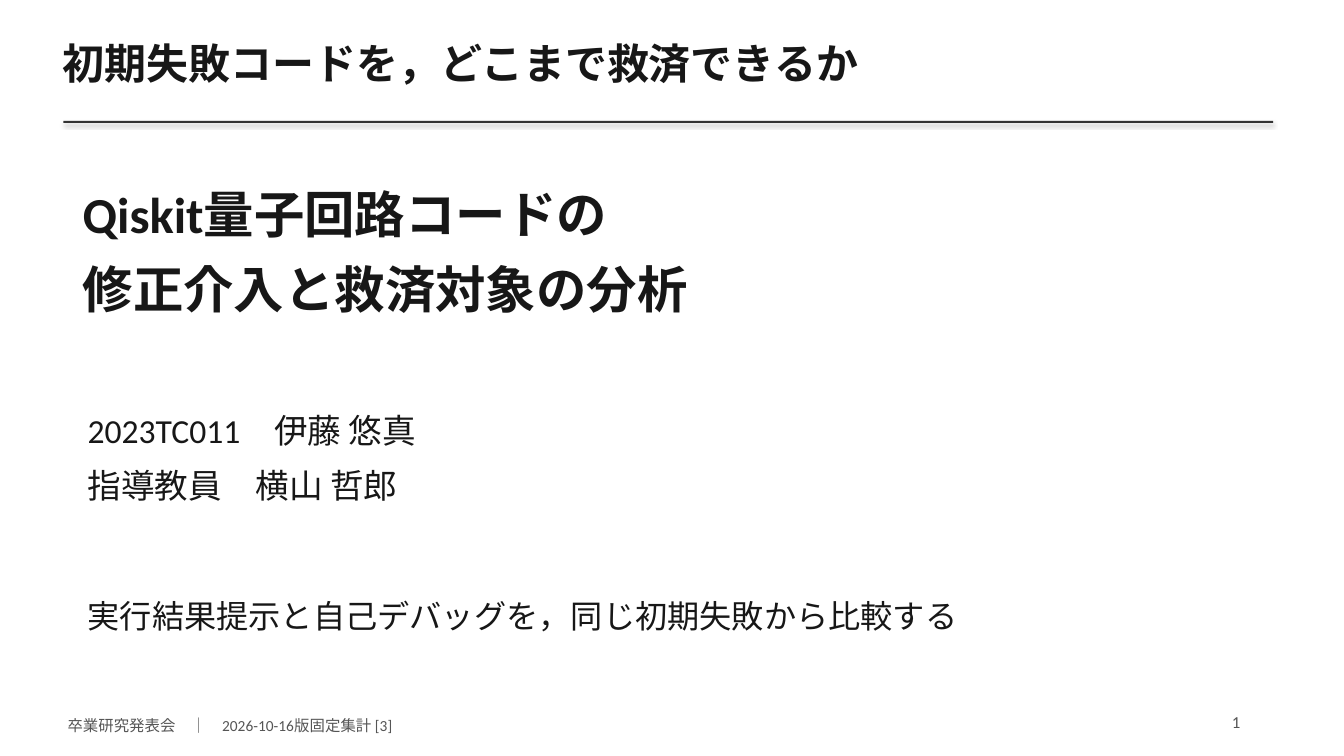
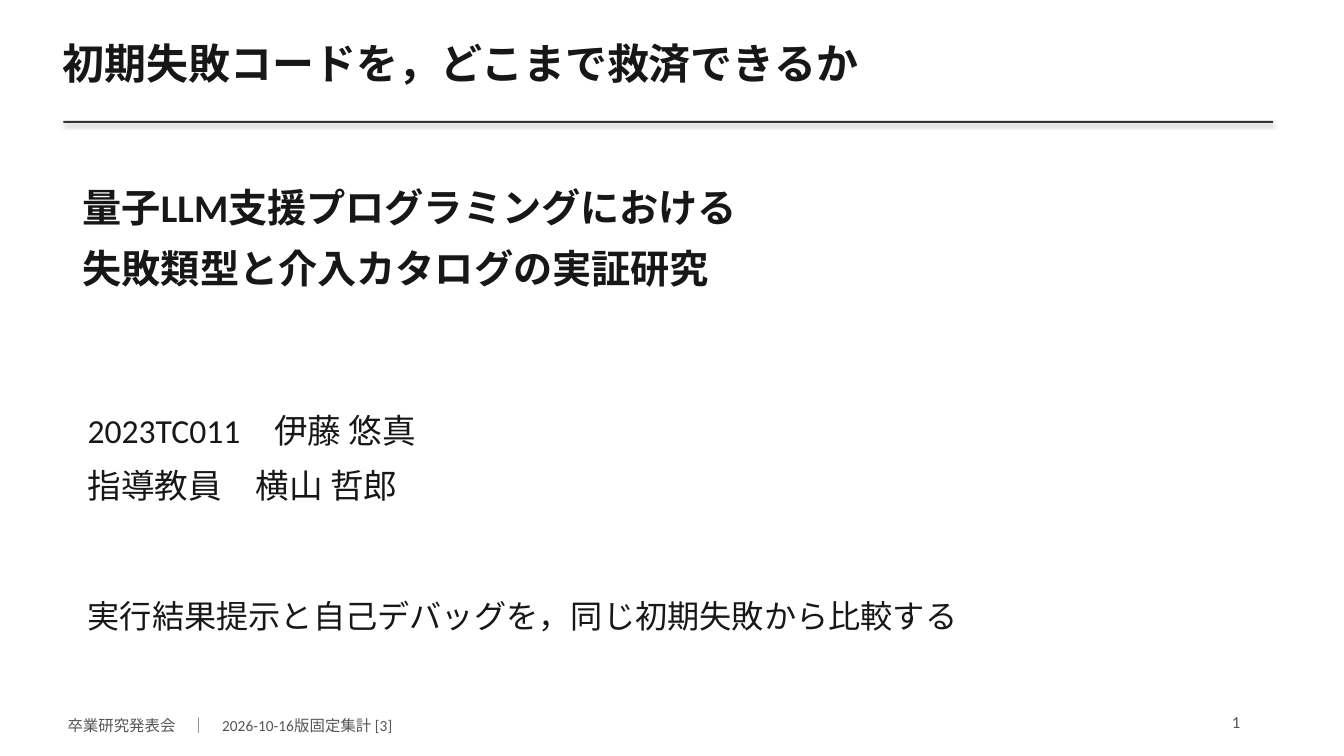
Before and after one commit to yuuma-ito/2026_ito_qLLM-ver3, a slide deck: slide 1 of docs/graduation2026/slides.pptx. Drawn at 1344x756 pixels with LibreOffice and Linux fonts; fonts in the diff are those of the drawing. Boxes give left, top, right and bottom in pixels: in the first picture for what was removed or moved away, otherwise in the second. Text is boxed around its words. In the diff, an @@ line names an element or a change of style, - is before the commit and + after.

```diff
--- a/docs/graduation2026/slides.pptx
+++ b/docs/graduation2026/slides.pptx
@@ text at [83,188,738,287]: text changed; size 36 to 28 pt @@
-Qiskit量子回路コードの
-修正介入と救済対象の分析
+量子LLM支援プログラミングにおける
+失敗類型と介入カタログの実証研究
```
Also in this commit, not shown: 1 other slide changed, 43 other files.
